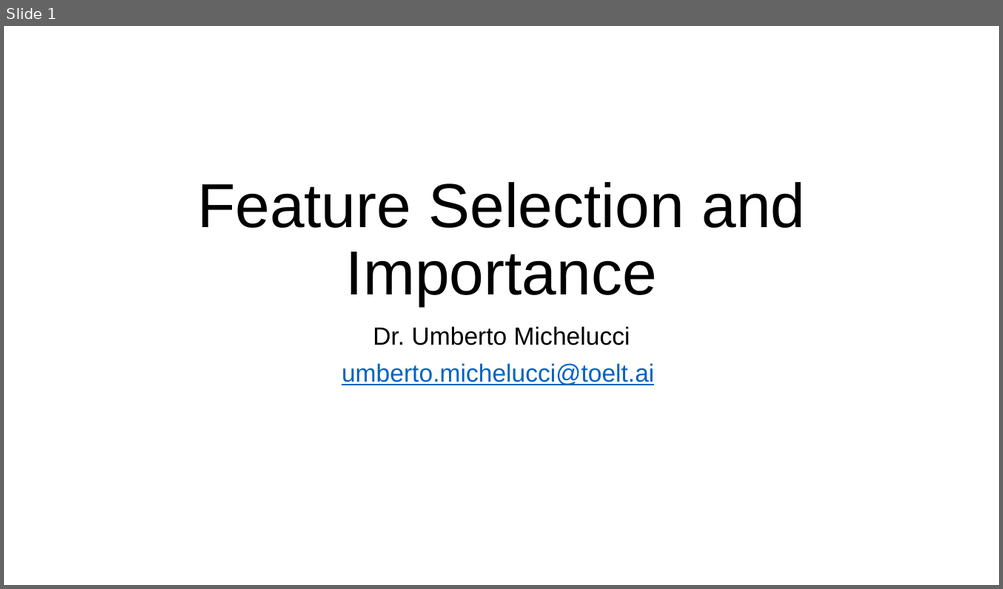
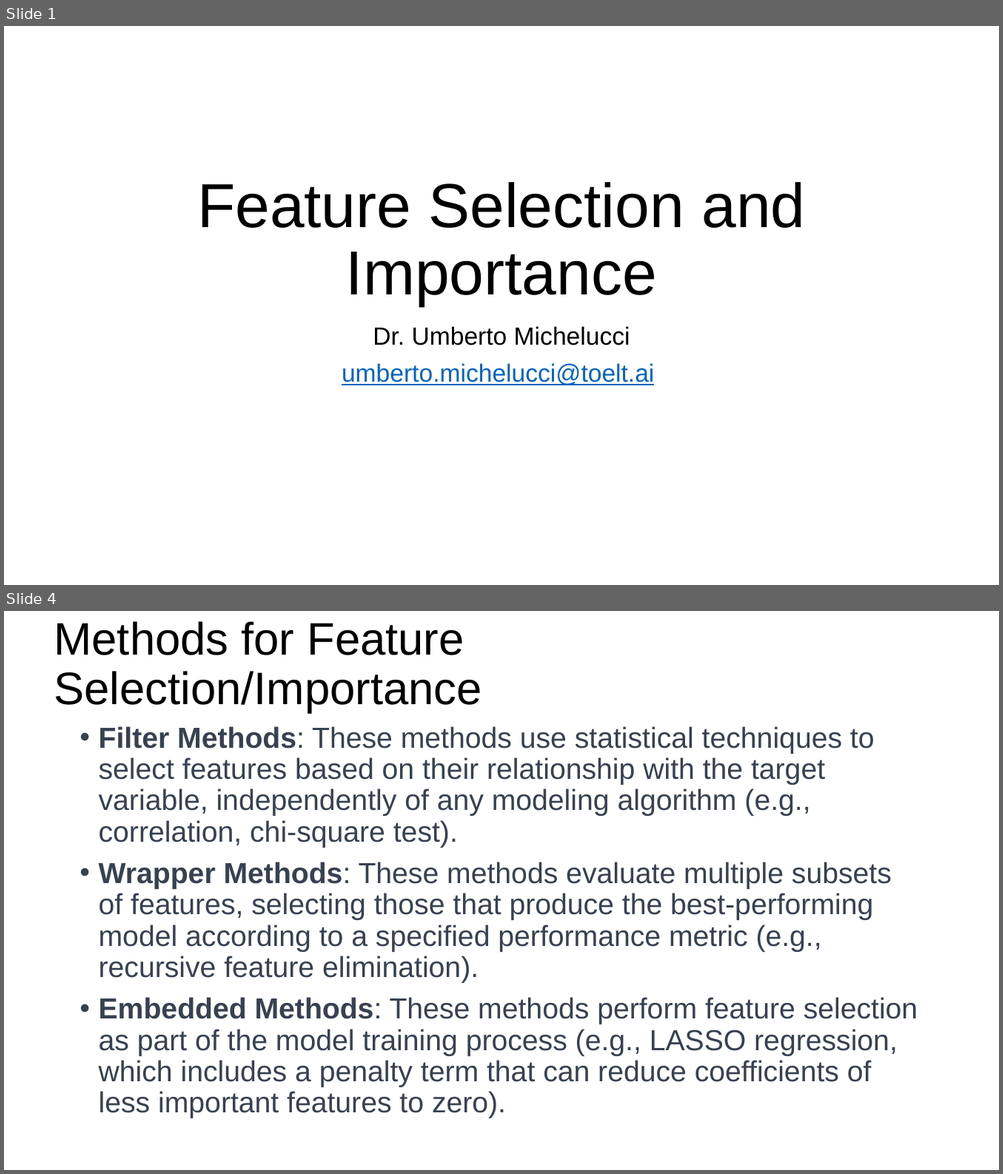
Before and after one commit to toelt-llc/MACHINE-LEARNING-SCHOOL-INAF, a slide deck: DAY4/02 - FEATURE SELECTION/feature_selection_lecture.pptx. Shown one above the other, each under a label of ours: slide 1 before the commit, slides 1 and 4 after it; the slides between them are not shown. The pictures are 1003x589 and 1003x1174 pixels, drawn with LibreOffice and Linux fonts; fonts in the diff are those of the drawing. Boxes give left, top, right and bottom in pixels: in the first picture for what was removed or moved away, otherwise in the second. Text is boxed around its words. In the diff, an @@ line names an element or a change of style, - is before the commit and + after.

```diff
--- a/DAY4/02 - FEATURE SELECTION/feature_selection_lecture.pptx
+++ b/DAY4/02 - FEATURE SELECTION/feature_selection_lecture.pptx
@@ slide 4 added at (4, 611, 999, 1170), background #FFFFFF @@
@@ title added at (54, 621, 481, 713), 44 pt, text #000000 @@
+Methods for Feature Selection/Importance
@@ text added at (99, 726, 917, 1119), 28 pt, text #374151 @@
+• Filter Methods: These methods use statistical techniques to select features based on their relationship with the target variable, independently of any modeling algorithm (e.g., correlation, chi-square test).
+• Wrapper Methods: These methods evaluate multiple subsets of features, selecting those that produce the best-performing model according to a specified performance metric (e.g., recursive feature elimination).
+• Embedded Methods: These methods perform feature selection as part of the model training process (e.g., LASSO regression, which includes a penalty term that can reduce coefficients of less important features to zero).
```
Also in this commit, not shown: 9 other slides added, 23 other files.
